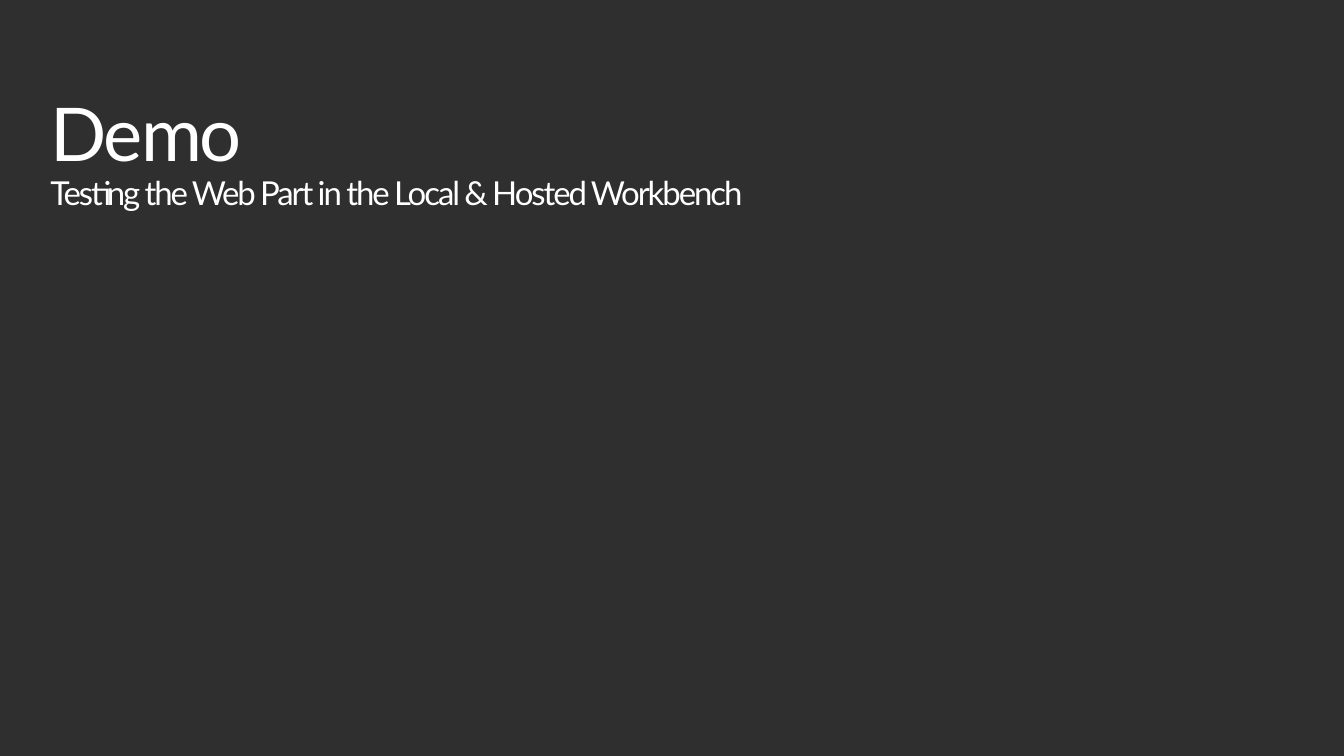
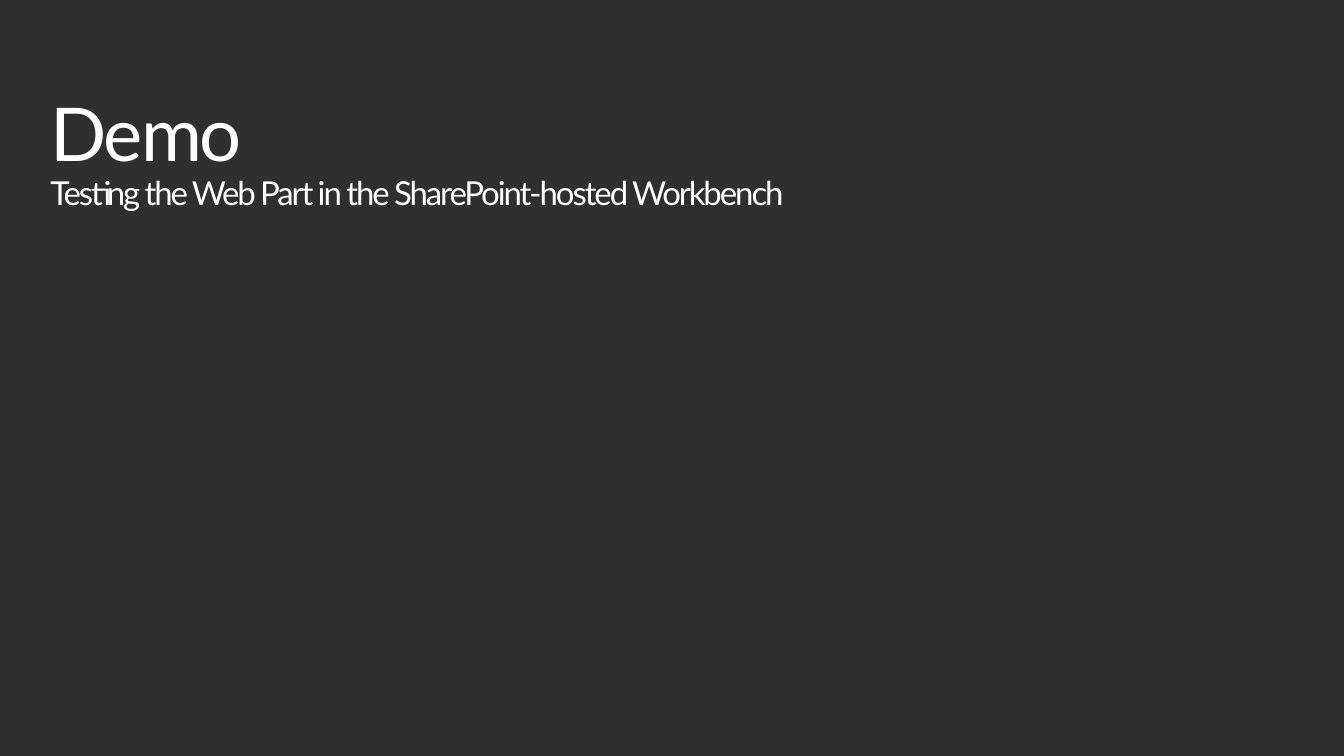
Before and after one commit to SharePoint/sp-dev-training-spfx-web-parts, a slide deck: slide 9 of 02-testing.pptx. Drawn at 1344x756 pixels with LibreOffice and Linux fonts; fonts in the diff are those of the drawing; background and template pictures are left out. Boxes give left, top, right and bottom in pixels: in the first picture for what was removed or moved away, otherwise in the second. Text is boxed around its words. In the diff, an @@ line names an element or a change of style, - is before the commit and + after.

```diff
--- a/02-testing.pptx
+++ b/02-testing.pptx
@@ title at (x1=50, y1=108, x2=784, y2=211): text changed @@
-Demo
-Testing the Web Part in the Local & Hosted Workbench
+Demo
+Testing the Web Part in the SharePoint-hosted Workbench
```
Also in this commit, not shown: 6 other slides changed.
